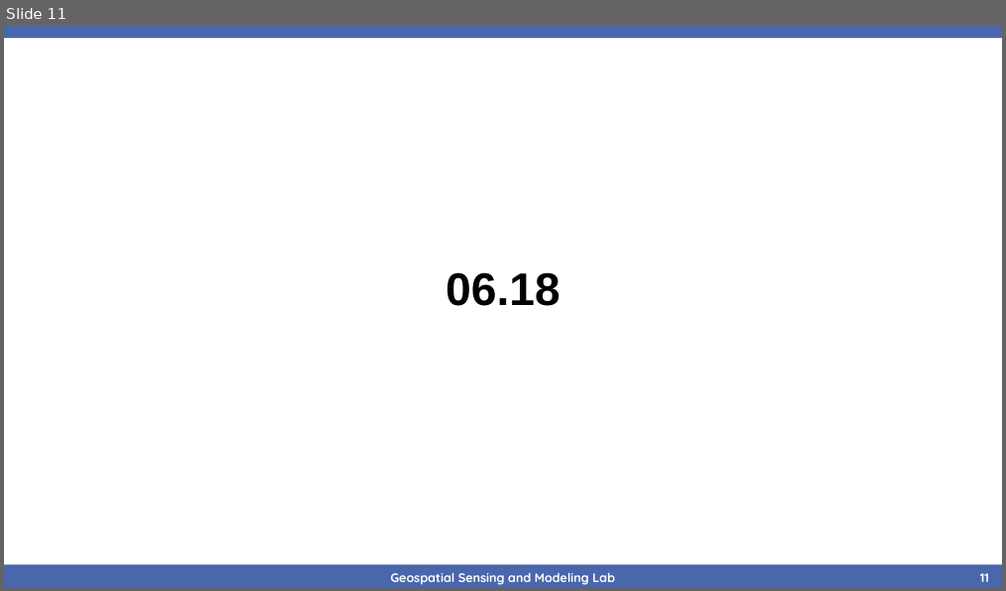
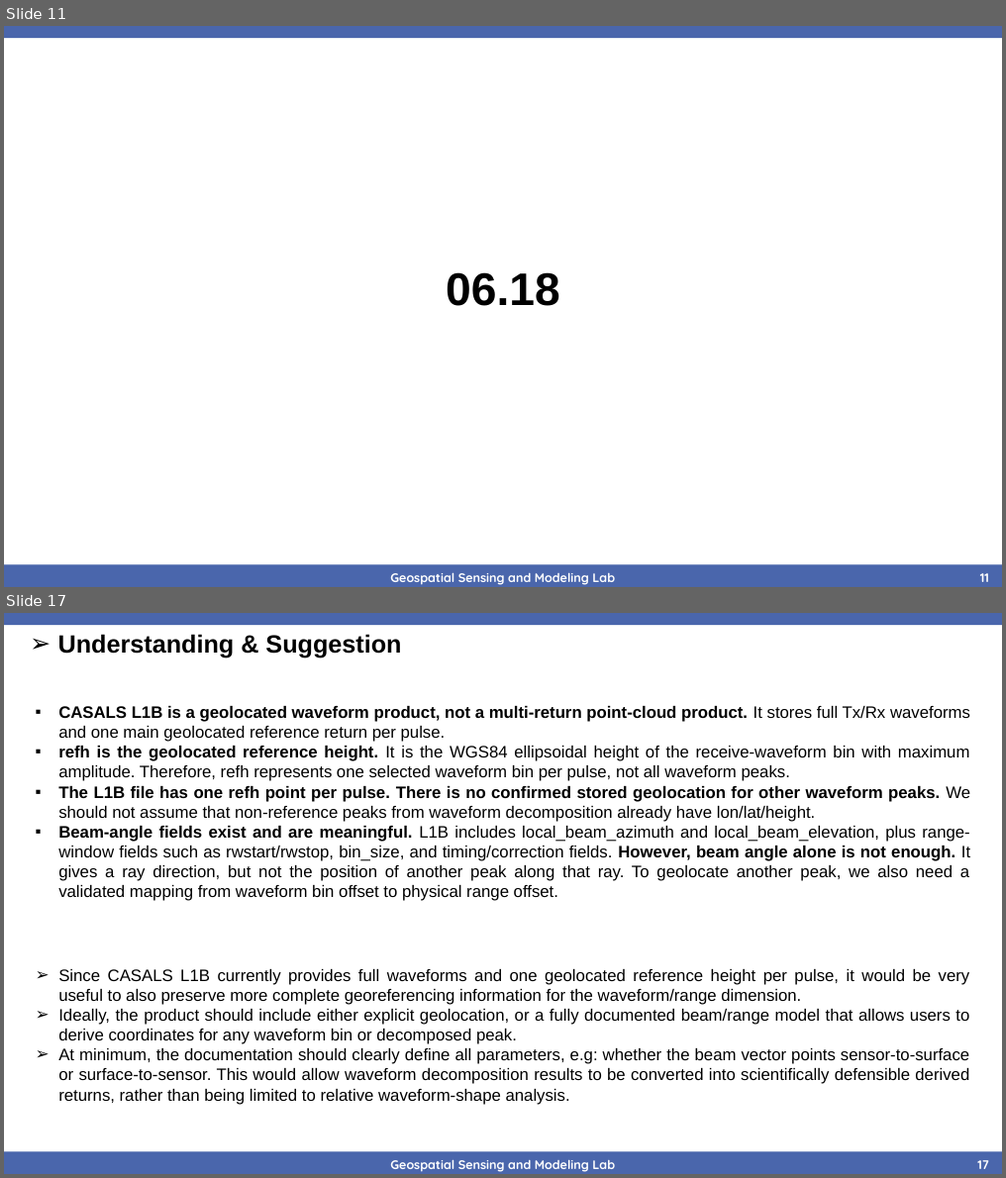
Before and after one commit to jgzhong99/CASALS, a slide deck: CASALS.pptx. Shown one above the other, each under a label of ours: slide 11 before the commit, slides 11 and 17 after it; the slides between them are not shown. The pictures are 1006x591 and 1006x1178 pixels, drawn with LibreOffice and Linux fonts; fonts in the diff are those of the drawing; background and template pictures are left out. Boxes give left, top, right and bottom in pixels: in the first picture for what was removed or moved away, otherwise in the second. Text is boxed around its words. In the diff, an @@ line names an element or a change of style, - is before the commit and + after.

```diff
--- a/CASALS.pptx
+++ b/CASALS.pptx
@@ slide 17 added at [4, 613, 1002, 1174], background #FFFFFF; not listed: 4 template elements that a slide beside it also shows @@
@@ text added at [58, 634, 401, 659], 24 pt, text #000000, bold @@
+➢ Understanding & Suggestion
@@ text added at [58, 706, 970, 901], 16 pt, text #000000 @@
+▪ CASALS L1B is a geolocated waveform product, not a multi-return point-cloud product. It stores full Tx/Rx waveforms and one main geolocated reference return per pulse.
+▪ refh is the geolocated reference height. It is the WGS84 ellipsoidal height of the receive-waveform bin with maximum amplitude. Therefore, refh represents one selected waveform bin per pulse, not all waveform peaks.
+▪ The L1B file has one refh point per pulse. There is no confirmed stored geolocation for other waveform peaks. We should not assume that non-reference peaks from waveform decomposition already have lon/lat/height.
+▪ Beam-angle fields exist and are meaningful. L1B includes local_beam_azimuth and local_beam_elevation, plus range-window fields such as rwstart/rwstop, bin_size, and timing/correction fields. However, beam angle alone is not enough. It gives a ray direction, but not the position of another peak along that ray. To geolocate another peak, we also need a validated mapping from waveform bin offset to physical range offset.
@@ text added at [58, 969, 970, 1105], 16 pt, text #000000 @@
+➢ Since CASALS L1B currently provides full waveforms and one geolocated reference height per pulse, it would be very useful to also preserve more complete georeferencing information for the waveform/range dimension.
+➢ Ideally, the product should include either explicit geolocation, or a fully documented beam/range model that allows users to derive coordinates for any waveform bin or decomposed peak.
+➢ At minimum, the documentation should clearly define all parameters, e.g: whether the beam vector points sensor-to-surface or surface-to-sensor. This would allow waveform decomposition results to be converted into scientifically defensible derived returns, rather than being limited to relative waveform-shape analysis.
```
Also in this commit, not shown: 3 slides changed, 2 other slides added, 3 slides removed, 21 other files.
